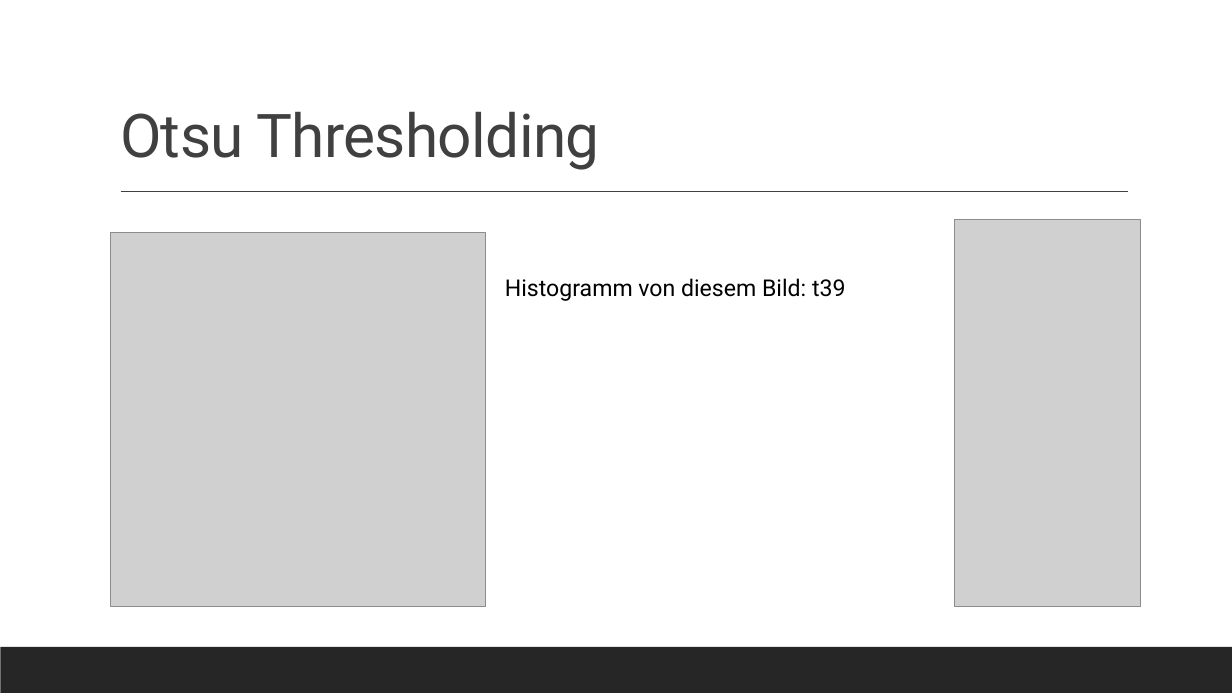
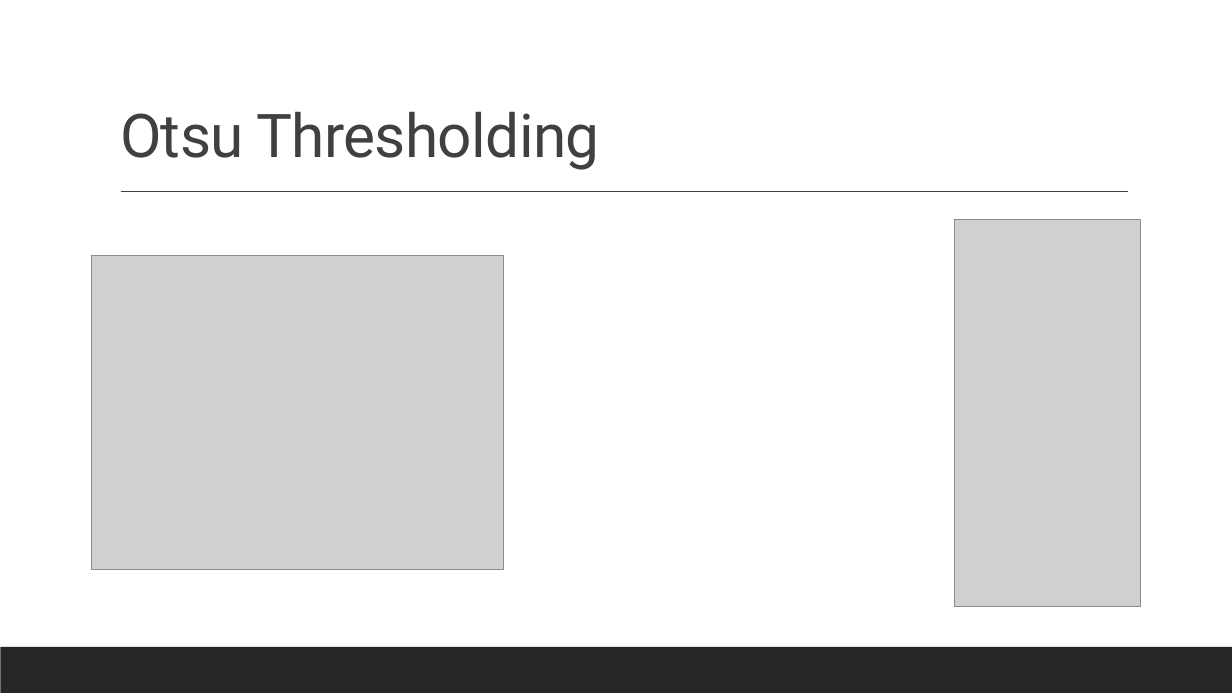
Before and after one commit to datascience-mobi-2022/2022-topic-01-team-04, a slide deck: slide 8 of presentation/layout(2).pptx. Drawn at 1232x693 pixels with LibreOffice and Linux fonts; fonts in the diff are those of the drawing; grey boxes stand for pictures. Boxes give left, top, right and bottom in pixels: in the first picture for what was removed or moved away, otherwise in the second. Text is boxed around its words. In the diff, an @@ line names an element or a change of style, - is before the commit and + after.

```diff
--- a/presentation/layout(2).pptx
+++ b/presentation/layout(2).pptx
@@ picture resized from (x1=111, y1=232, x2=486, y2=607) to (x1=91, y1=256, x2=504, y2=570) @@
@@ text removed at (x1=505, y1=278, x2=845, y2=301) @@
-Histogramm von diesem Bild: t39
```
Also in this commit, not shown: 1 other slide changed.
